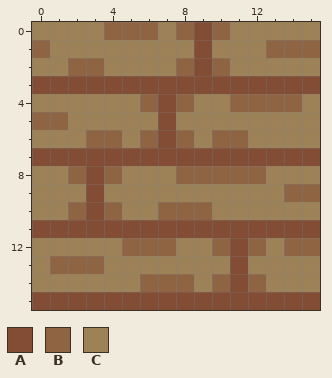
Pixel-art sprite -- assets/textures/planks.png. Above is the file before it was changed.
The file is 16x16 pixels.
Palette (. is transparent): A #824c35  B #8f6443  C #9d8257
Pixels before, first column x 0:
 0 CCCCBBBCBABCCCCC
 1 BCCCCCCCCACCCBBB
 2 CCBBCCCCBABCCCCC
 3 AAAAAAAAAAAAAAAA
 4 CCCCCCBABCCBBBBC
 5 BBCCCCCACCCCCCCC
 6 CCCBBCBABCBBCCCC
 7 AAAAAAAAAAAAAAAA
 8 CCBABCCCBBBBBCCC
 9 CCCACCCCCCCCCCBB
10 CCBABCCBBBCCCCCC
11 AAAAAAAAAAAAAAAA
12 CCCCCBBBCCBABCBB
13 CBBBCCCCCCCACCCC
14 CCCCCCBBBCBABCCC
15 AAAAAAAAAAAAAAAA
Once edited:
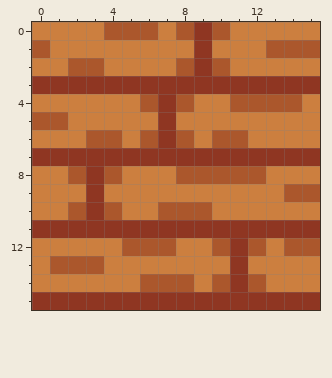
The edit:
colour A: #824c35 -> #8f3622
colour B: #8f6443 -> #ab572c
colour C: #9d8257 -> #cc7f3f
